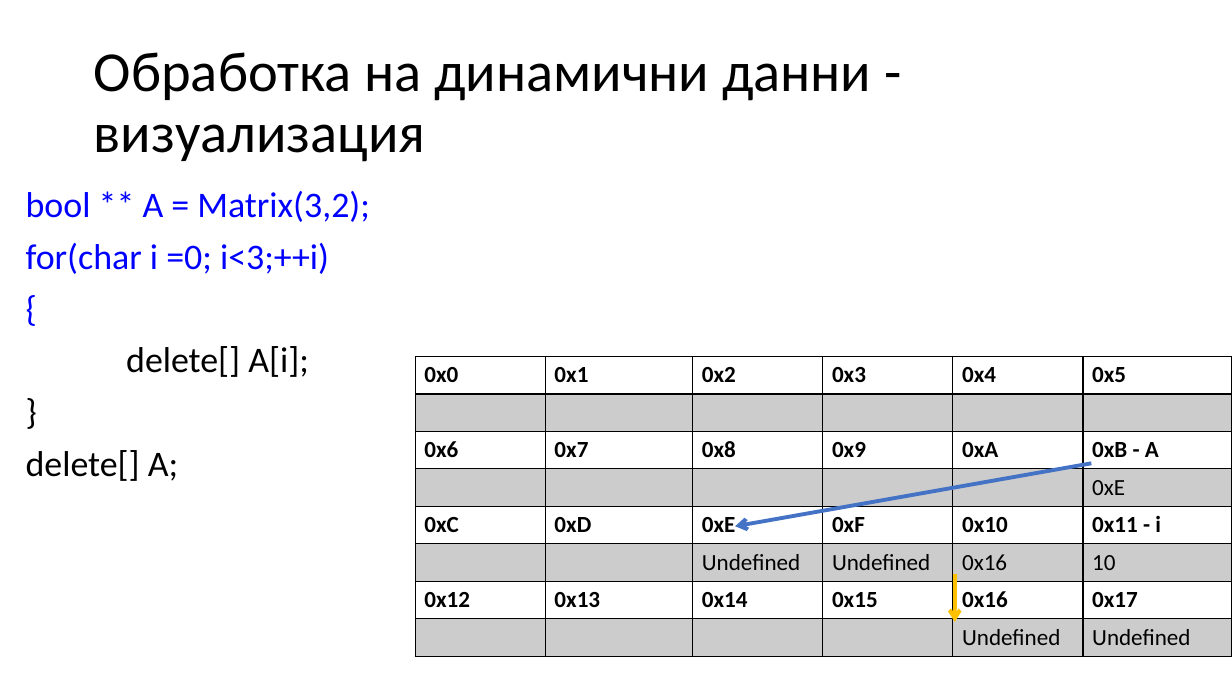
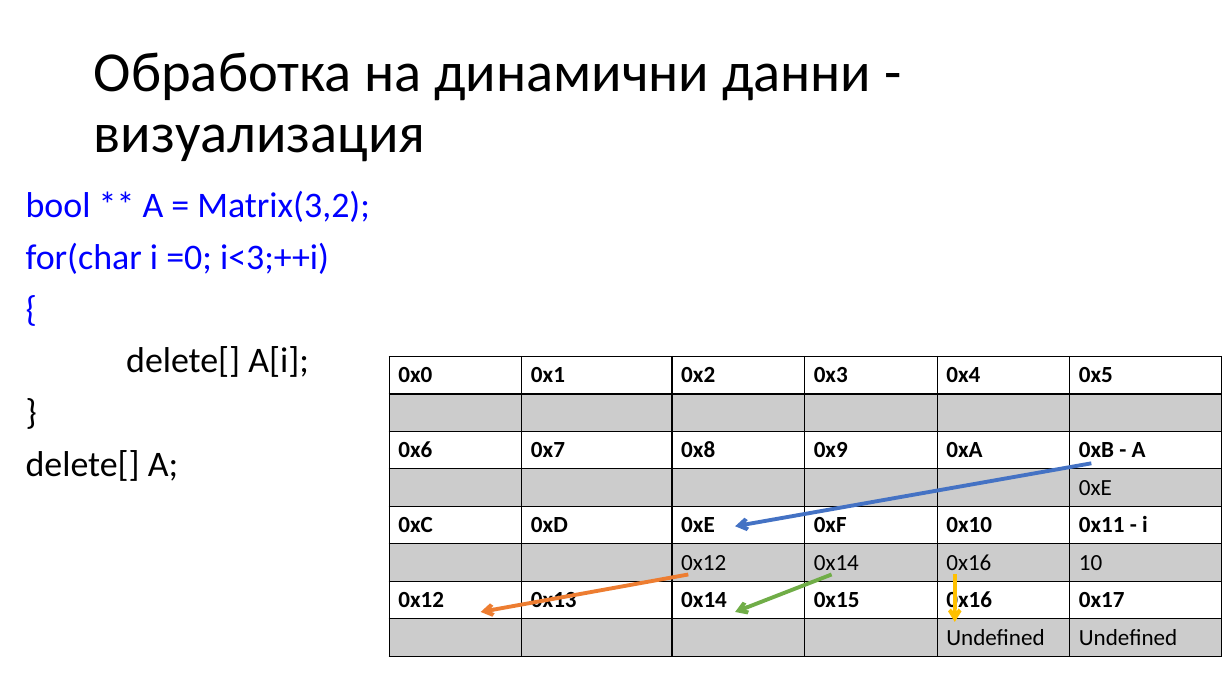
Before and after one commit to Mapmo/Uni-CPP, a slide deck: slide 58 of Introducing To Programming Materials/Consultation 3/Consultation3.pptx (slide 57 before the commit). Drawn at 1232x693 pixels with LibreOffice and Linux fonts; fonts in the diff are those of the drawing. Boxes give left, top, right and bottom in pixels: in the first picture for what was removed or moved away, otherwise in the second. Text is boxed around its words. In the diff, an @@ line names an element or a change of style, - is before the commit and + after.

```diff
--- a/Introducing To Programming Materials/Consultation 3/Consultation3.pptx
+++ b/Introducing To Programming Materials/Consultation 3/Consultation3.pptx
@@ table at <box>389,357,1220,656</box> @@
-row 6, column 3: Undefined
+row 6, column 3: 0x12
-row 6, column 4: Undefined
+row 6, column 4: 0x14
@@ table: place and size @@
-table at <box>415,357,1232,656</box>
+table at <box>389,357,1220,656</box>
@@ arrow added from (689, 575) to (481, 612), #ED7D31 3 pt @@
@@ arrow added from (832, 575) to (736, 612), #70AD47 3 pt @@
```
Also in this commit, not shown: 19 other slides changed, 3 slides added, 2 other files.
